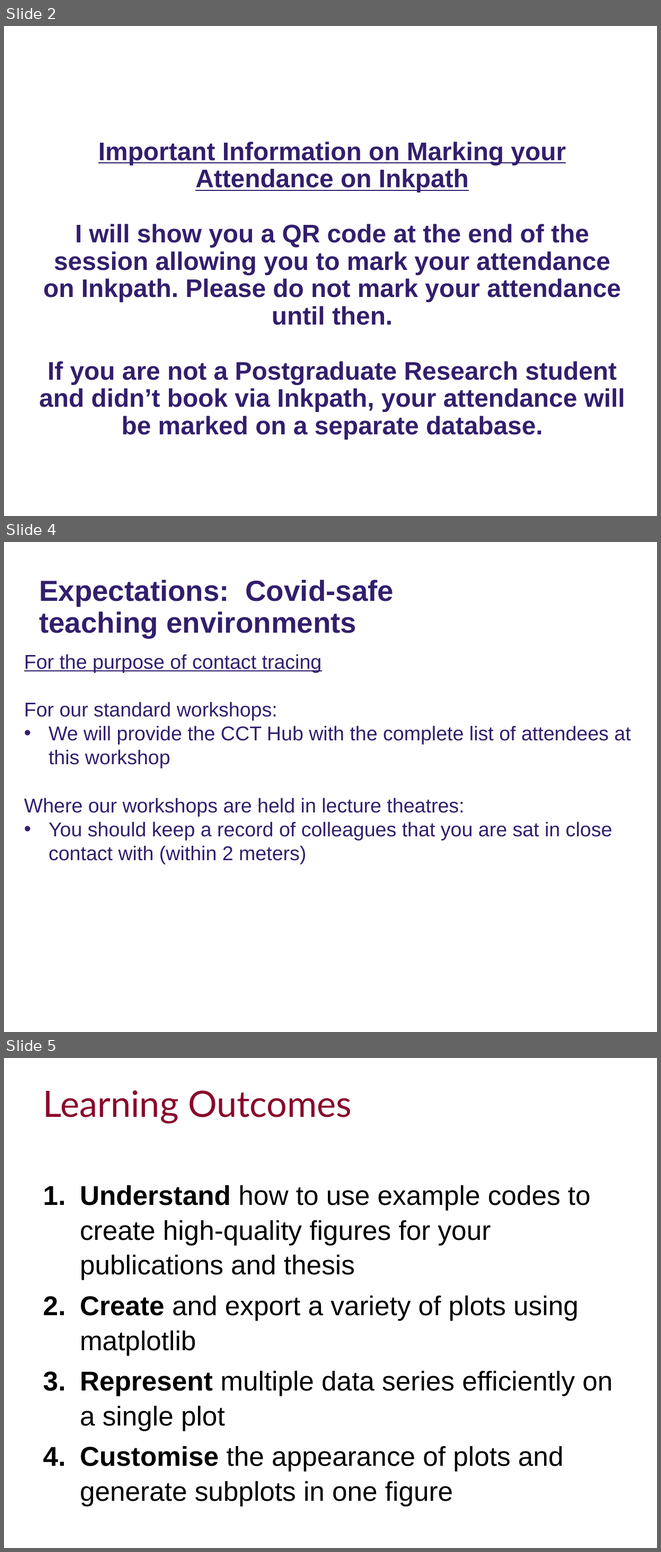
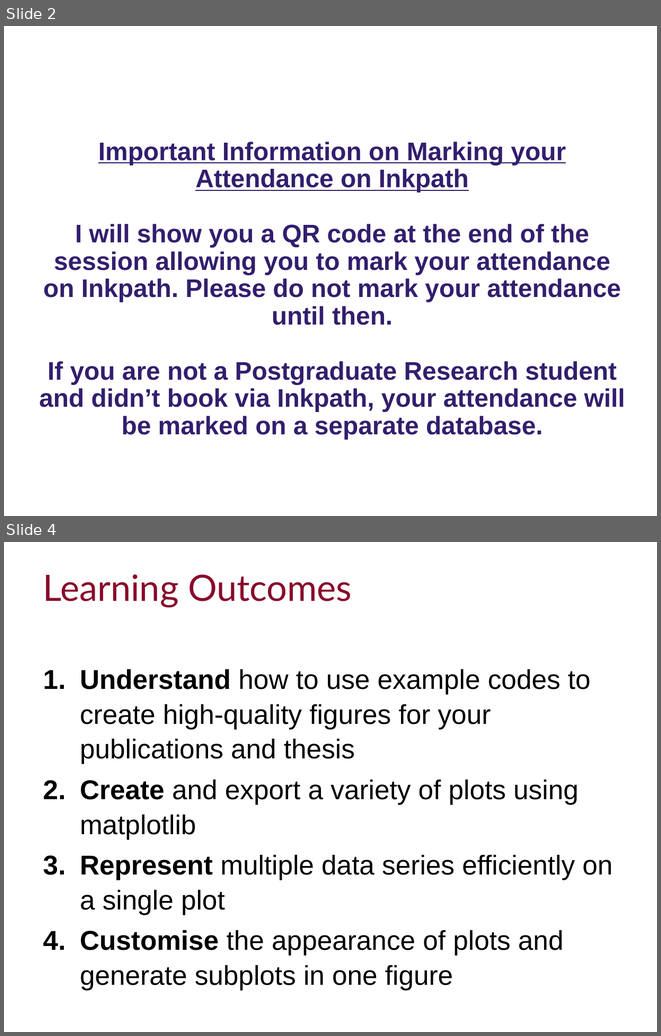
Before and after one commit to ImperialCollegeLondon/RCDS-plotting-in-python-with-matplotlib, a slide deck: Plotting in Python with Matplotlib Slides.pptx. Shown one above the other, each under a label of ours: slides 2, 4 and 5 before the commit, slides 2 and 4 after it; the slides between them are not shown. The pictures are 661x1552 and 661x1036 pixels, drawn with LibreOffice and Linux fonts; fonts in the diff are those of the drawing; background and template pictures are left out. Boxes give left, top, right and bottom in pixels: in the first picture for what was removed or moved away, otherwise in the second. Text is boxed around its words. In the diff, an @@ line names an element or a change of style, - is before the commit and + after.

Commit message:
Updated Covid info

```diff
--- a/Plotting in Python with Matplotlib Slides.pptx
+++ b/Plotting in Python with Matplotlib Slides.pptx
@@ slide 4 removed at (4,542,657,1032), background #FFFFFF @@
@@ text removed at (39,580,394,638) @@
-Expectations: Covid-safe teaching environments
@@ subtitle removed at (24,654,630,864) @@
-For the purpose of contact tracing
-For our standard workshops:
-• We will provide the CCT Hub with the complete list of attendees at this workshop
-Where our workshops are held in lecture theatres:
-• You should keep a record of colleagues that you are sat in close contact with (within 2 meters)
@@ what was slide 5 is now slide 4 @@
```
Also in this commit, not shown: 1 slide changed.
